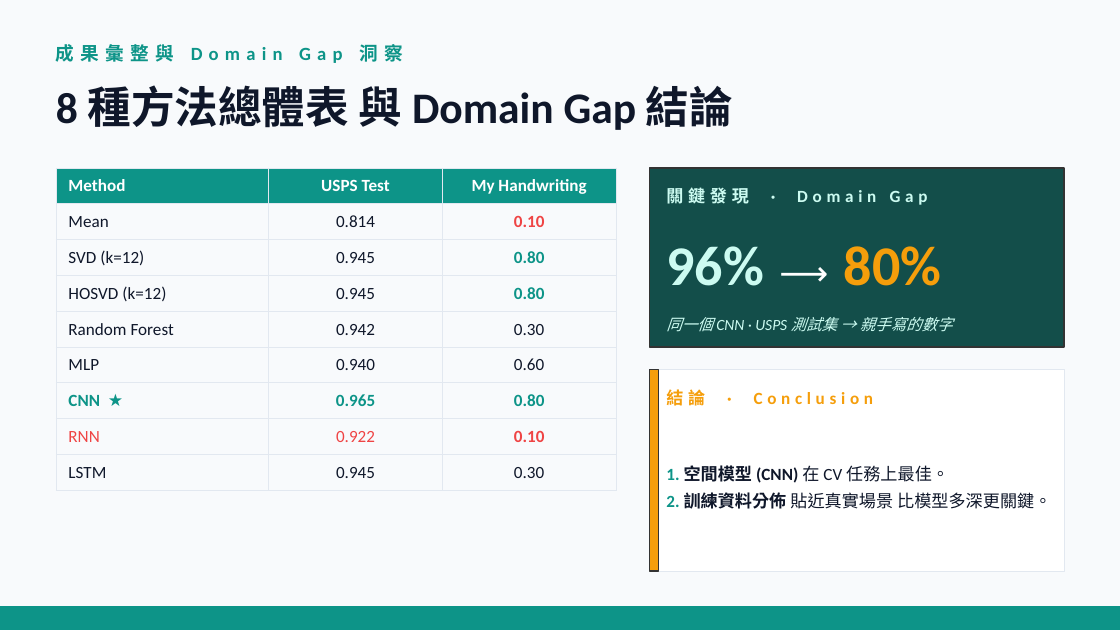
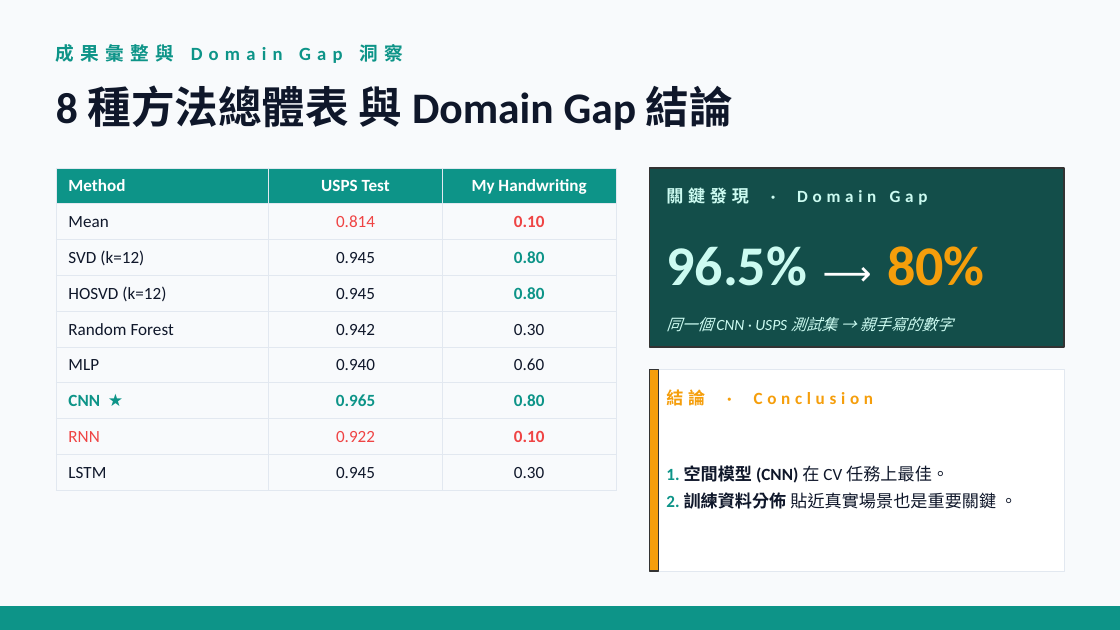
Before and after one commit to ericadgjl-huang/Handwriting_Recognition, a slide deck: slide 10 of hw2_handwriting 簡報.pptx. Drawn at 1120x630 pixels with LibreOffice and Linux fonts; fonts in the diff are those of the drawing. Boxes give left, top, right and bottom in pixels: in the first picture for what was removed or moved away, otherwise in the second. Text is boxed around its words. In the diff, an @@ line names an element or a change of style, - is before the commit and + after.

Commit message:
Update HW2 handwriting presentation

```diff
--- a/hw2_handwriting 簡報.pptx
+++ b/hw2_handwriting 簡報.pptx
@@ table at <box>56,168,616,491</box> @@
@@ text colour #0F172A to #EF4444 in "0.814" @@
@@ text at <box>666,246,984,286</box>: text changed @@
-96% ⟶ 80%
+96.5% ⟶ 80%
@@ text at <box>666,492,1017,509</box>: text changed @@
-2. 訓練資料分佈 貼近真實場景 比模型多深更關鍵。
+2. 訓練資料分佈 貼近真實場景也是重要關鍵 。
```
